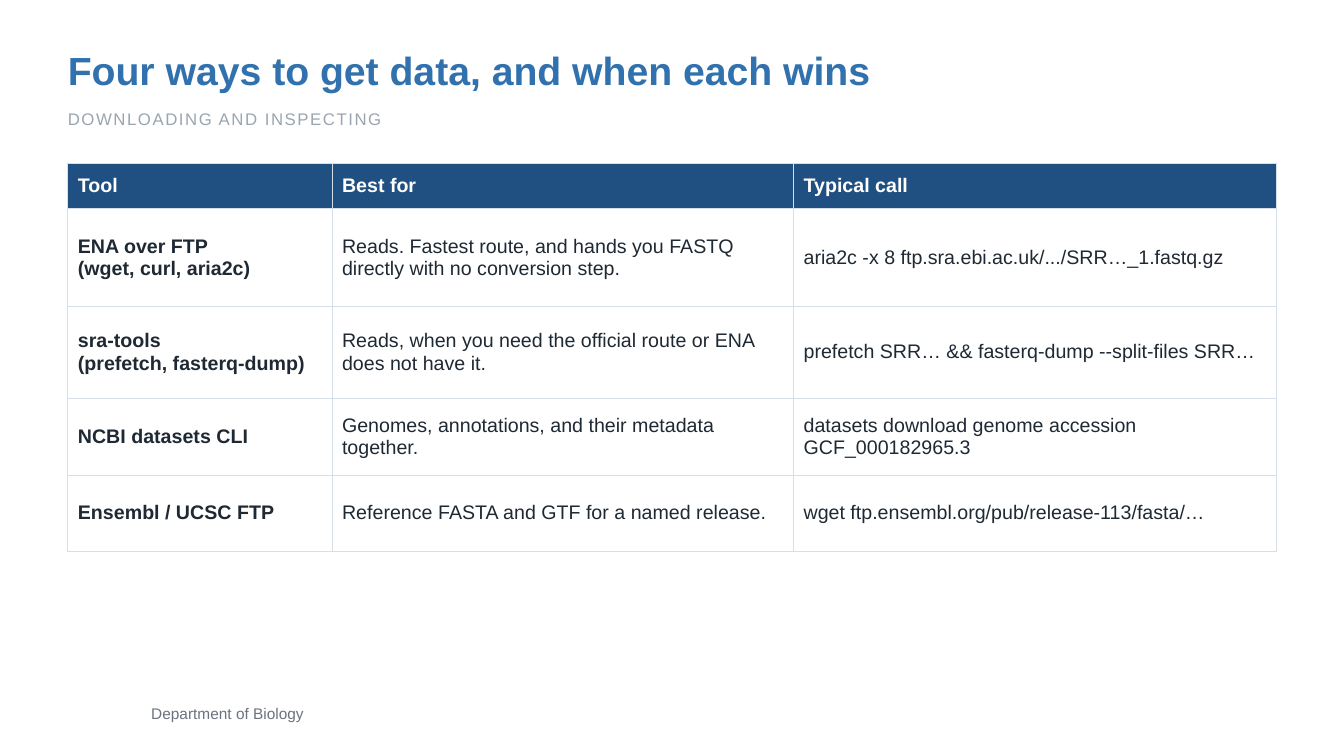
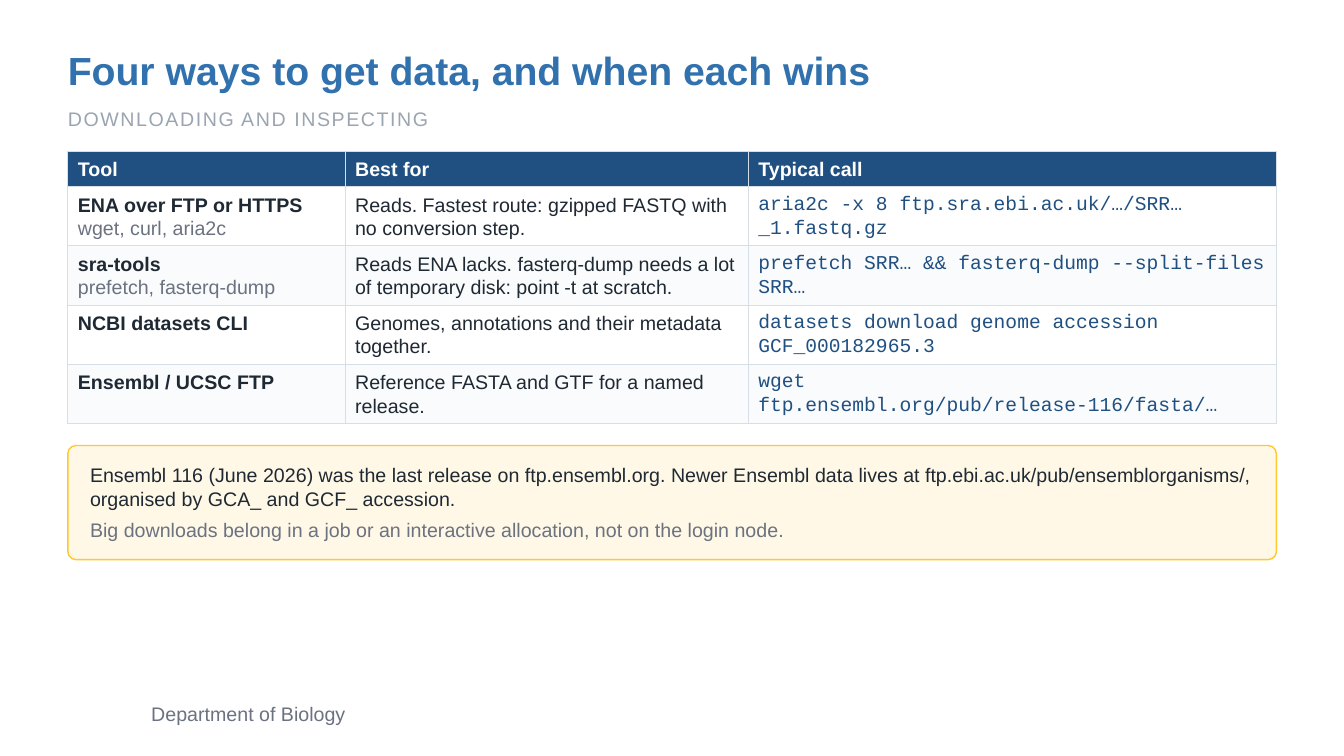
Before and after one commit to zhan4429/TuftsAppliedBioinfo, a slide deck: slide 21 of slides/week-01/Week01_Session2_HPC_Envs_Containers_Data.pptx (slide 20 before the commit). Drawn at 1344x756 pixels with LibreOffice and Linux fonts; fonts in the diff are those of the drawing; background and template pictures are left out. Boxes give left, top, right and bottom in pixels: in the first picture for what was removed or moved away, otherwise in the second. Text is boxed around its words. In the diff, an @@ line names an element or a change of style, - is before the commit and + after.

Commit message:
use $SCRATCH as the cache dir

```diff
--- a/slides/week-01/Week01_Session2_HPC_Envs_Containers_Data.pptx
+++ b/slides/week-01/Week01_Session2_HPC_Envs_Containers_Data.pptx
@@ text "DOWNLOADING AND INSPECTING" at <box>68,112,428,126</box>: size 12 to 14 pt @@
@@ table at <box>68,151,1276,423</box> @@
-row 2: ENA over FTP / (wget, curl, aria2c) | Reads. Fastest route, and hands you FASTQ directly with no conversion step. | aria2c -x 8 ftp.sra.ebi.ac.uk/.../SRR…_1.fastq.gz
+row 2: ENA over FTP or HTTPS / wget, curl, aria2c | Reads. Fastest route: gzipped FASTQ with no conversion step. | aria2c -x 8 ftp.sra.ebi.ac.uk/…/SRR…_1.fastq.gz
-row 3, column 1: sra-tools / (prefetch, fasterq-dump)
+row 3, column 1: sra-tools / prefetch, fasterq-dump
-row 3, column 2: Reads, when you need the official route or ENA does not have it.
+row 3, column 2: Reads ENA lacks. fasterq-dump needs a lot of temporary disk: point -t at scratch.
-row 4, column 2: Genomes, annotations, and their metadata together.
+row 4, column 2: Genomes, annotations and their metadata together.
-row 5, column 3: wget ftp.ensembl.org/pub/release-113/fasta/…
+row 5, column 3: wget ftp.ensembl.org/pub/release-116/fasta/…
@@ fill none to #FFFFFF in 6 cells @@
@@ fill none to #FAFBFC in 6 cells @@
@@ font Arial to Courier New, text colour #1F2933 to #205081 in "prefetch SRR… && fasterq-dump --split-files SRR…", "datasets download genome accession GCF_000182965.3" @@
@@ line spacing 1 to 16.8pt @@
@@ table: place and size @@
-table at <box>68,163,1276,552</box>
+table at <box>68,151,1276,423</box>
@@ rounded rectangle added at <box>68,446,1276,560</box>, fill #FFF8E6, outline #FFC82C 1 pt @@
@@ text added at <box>90,467,1250,510</box>, 14 pt, text #1F2933 @@
+Ensembl 116 (June 2026) was the last release on ftp.ensembl.org. Newer Ensembl data lives at ftp.ebi.ac.uk/pub/ensemblorganisms/, organised by GCA_ and GCF_ accession.
@@ text added at <box>90,523,784,541</box>, 14 pt, text #6B7280 @@
+Big downloads belong in a job or an interactive allocation, not on the login node.
@@ text "Department of Biology" at <box>151,707,345,725</box>: size 11 to 14 pt @@
```
Also in this commit, not shown: 19 other slides changed, 3 slides added, 7 other files.
